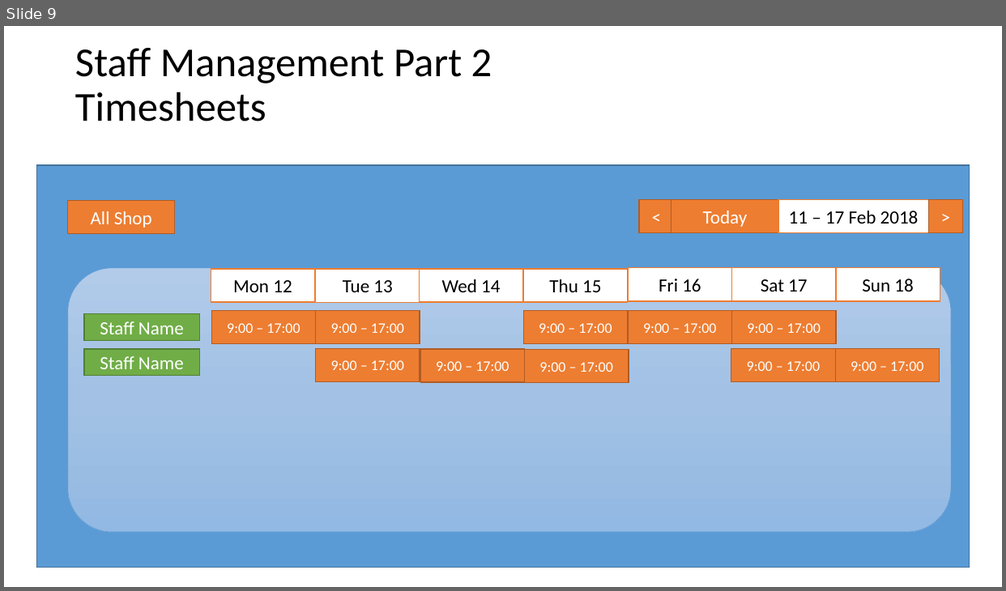
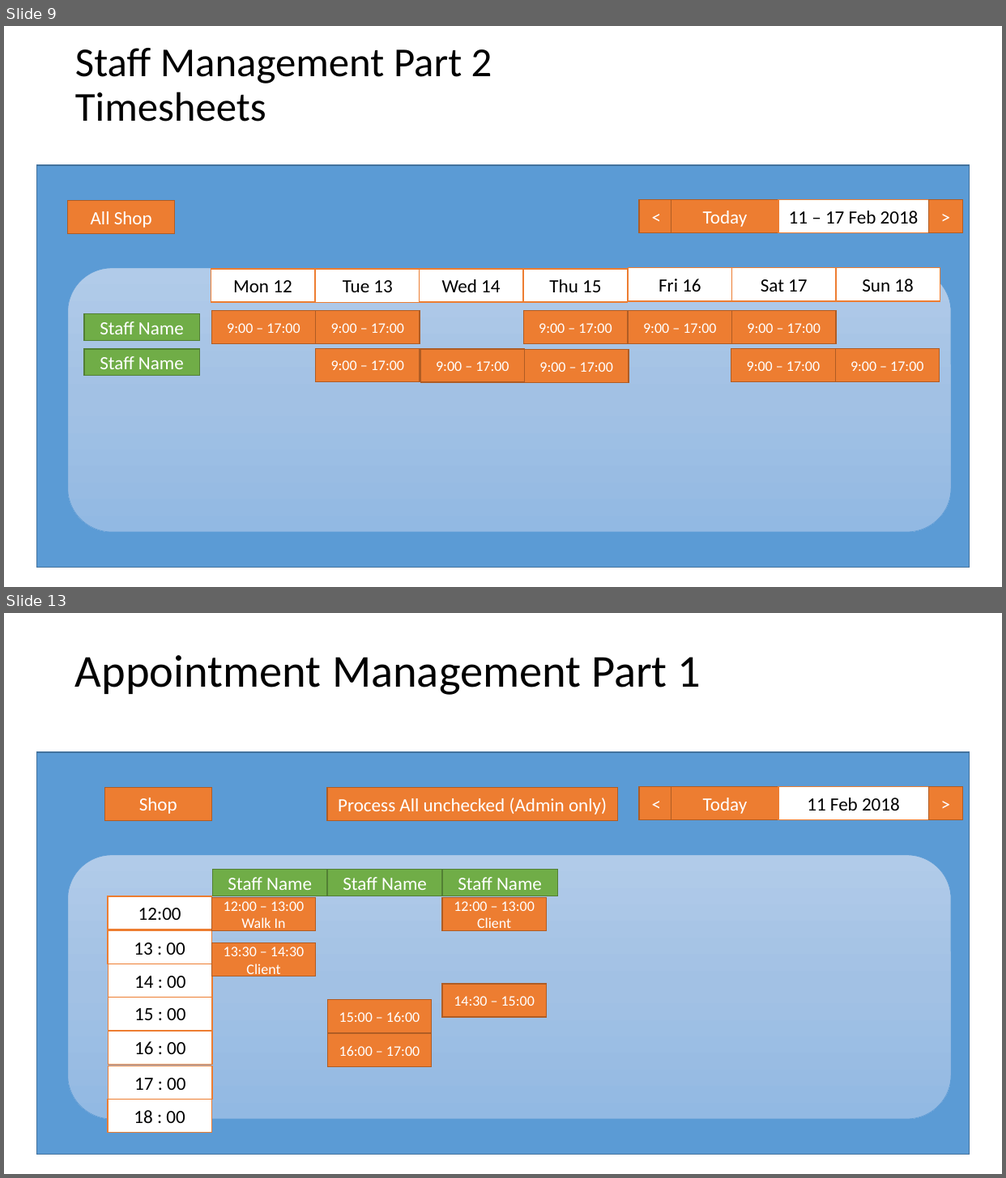
Before and after one commit to SnowFox108/HerbAppointment, a slide deck: SupportFiles/Documents/SketchFlow.pptx. Shown one above the other, each under a label of ours: slide 9 before the commit, slides 9 and 13 after it; the slides between them are not shown. The pictures are 1006x591 and 1006x1178 pixels, drawn with LibreOffice and Linux fonts; fonts in the diff are those of the drawing. Boxes give left, top, right and bottom in pixels: in the first picture for what was removed or moved away, otherwise in the second. Text is boxed around its words. In the diff, an @@ line names an element or a change of style, - is before the commit and + after.

```diff
--- a/SupportFiles/Documents/SketchFlow.pptx
+++ b/SupportFiles/Documents/SketchFlow.pptx
@@ slide 13 added at [4,613,1002,1174], background #FFFFFF @@
@@ title added at [75,655,701,695], 44 pt, text #000000 @@
+Appointment Management Part 1
@@ rectangle added at [37,752,970,1154], fill #5B9BD5, outline #43739E 1 pt @@
@@ rectangle added at [104,787,211,820], fill #ED7D31, outline #AF5C24 1 pt, 18 pt, text #FFFFFF @@
+Shop
@@ rectangle added at [327,787,618,820], fill #ED7D31, outline #AF5C24 1 pt, 18 pt, text #FFFFFF @@
+Process All unchecked (Admin only)
@@ rectangle added at [640,786,674,820], fill #ED7D31, outline #AF5C24 1 pt, 18 pt, text #FFFFFF @@
+<
@@ rectangle added at [671,786,779,820], fill #ED7D31, outline #AF5C24 1 pt, 18 pt, text #FFFFFF @@
+Today
@@ rectangle added at [779,786,928,820], fill #FFFFFF, outline #ED7D31 1 pt, 18 pt, text #000000 @@
+11 Feb 2018
@@ rectangle added at [928,786,963,820], fill #ED7D31, outline #AF5C24 1 pt, 18 pt, text #FFFFFF @@
+>
@@ rounded rectangle added at [68,855,951,1119], fill gradient #B1CBE9 to #A3C1E5 to #93B9E4, outline #5B9BD5 0.5 pt @@
@@ rectangle added at [212,869,327,896], fill #70AD47, outline #538035 1 pt, 18 pt, text #FFFFFF @@
+Staff Name
@@ rectangle added at [327,869,443,896], fill #70AD47, outline #538035 1 pt, 18 pt, text #FFFFFF @@
+Staff Name
@@ rectangle added at [443,869,558,896], fill #70AD47, outline #538035 1 pt, 18 pt, text #FFFFFF @@
+Staff Name
@@ rectangle added at [108,897,212,930], fill #FFFFFF, outline #ED7D31 1 pt, 18 pt, text #000000 @@
+12:00
@@ rectangle added at [212,897,316,931], fill #ED7D31, outline #AF5C24 1 pt, 14 pt, text #FFFFFF @@
+12:00 – 13:00 Walk In
@@ rectangle added at [443,897,547,931], fill #ED7D31, outline #AF5C24 1 pt, 14 pt, text #FFFFFF @@
+12:00 – 13:00
+Client
@@ rectangle added at [108,931,212,964], fill #FFFFFF, outline #ED7D31 1 pt, 18 pt, text #000000 @@
+13 : 00
@@ rectangle added at [212,943,316,976], fill #ED7D31, outline #AF5C24 1 pt, 14 pt, text #FFFFFF @@
+13:30 – 14:30
+Client
@@ rectangle added at [108,964,212,997], fill #FFFFFF, outline #ED7D31 1 pt, 18 pt, text #000000 @@
+14 : 00
@@ rectangle added at [108,997,212,1030], fill #FFFFFF, outline #ED7D31 1 pt, 18 pt, text #000000 @@
+15 : 00
@@ rectangle added at [327,1000,432,1033], fill #ED7D31, outline #AF5C24 1 pt, 14 pt, text #FFFFFF @@
+15:00 – 16:00
@@ rectangle added at [443,984,547,1017], fill #ED7D31, outline #AF5C24 1 pt, 14 pt, text #FFFFFF @@
+14:30 – 15:00
@@ rectangle added at [108,1032,212,1064], fill #FFFFFF, outline #ED7D31 1 pt, 18 pt, text #000000 @@
+16 : 00
@@ rectangle added at [327,1033,432,1067], fill #ED7D31, outline #AF5C24 1 pt, 14 pt, text #FFFFFF @@
+16:00 – 17:00
@@ rectangle added at [108,1066,212,1099], fill #FFFFFF, outline #ED7D31 1 pt, 18 pt, text #000000 @@
+17 : 00
@@ rectangle added at [108,1100,212,1132], fill #FFFFFF, outline #ED7D31 1 pt, 18 pt, text #000000 @@
+18 : 00
```
Also in this commit, not shown: 7 slides changed, 4 other slides added.
